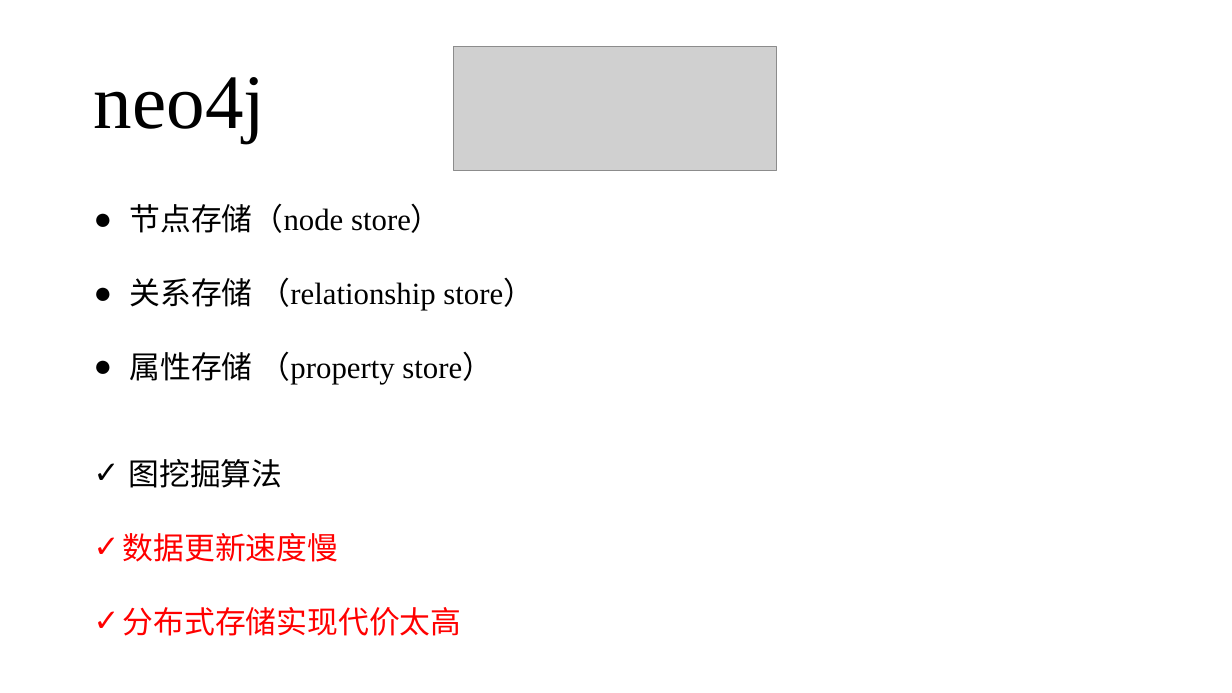
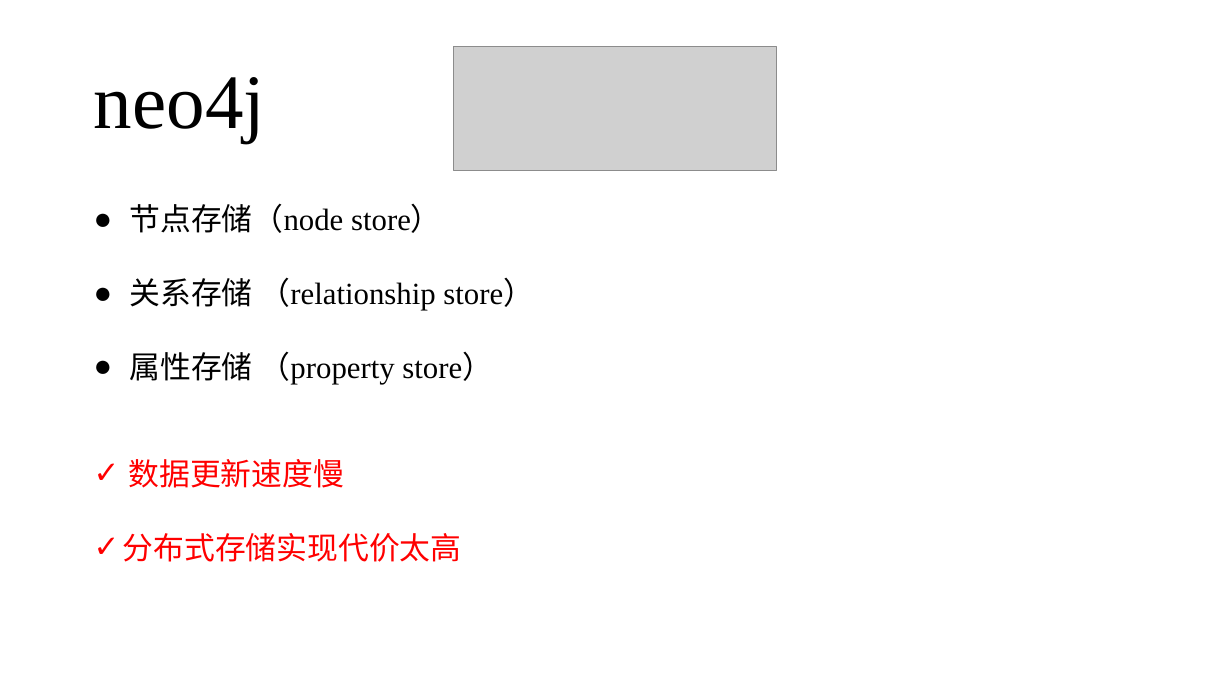
Before and after one commit to zyxdSTU/presetation, a slide deck: slide 24 of 知识图谱存储与查询/知识图谱的查询与存储.pptx. Drawn at 1232x693 pixels with LibreOffice and Linux fonts; fonts in the diff are those of the drawing; grey boxes stand for pictures. Boxes give left, top, right and bottom in pixels: in the first picture for what was removed or moved away, otherwise in the second. Text is boxed around its words. In the diff, an @@ line names an element or a change of style, - is before the commit and + after.

```diff
--- a/知识图谱存储与查询/知识图谱的查询与存储.pptx
+++ b/知识图谱存储与查询/知识图谱的查询与存储.pptx
@@ text at (x1=128, y1=459, x2=282, y2=488): paragraph removed @@
-✓ 图挖掘算法
@@ text at (x1=128, y1=459, x2=344, y2=488): indent changed @@
```
Also in this commit, not shown: 1 slide removed.
